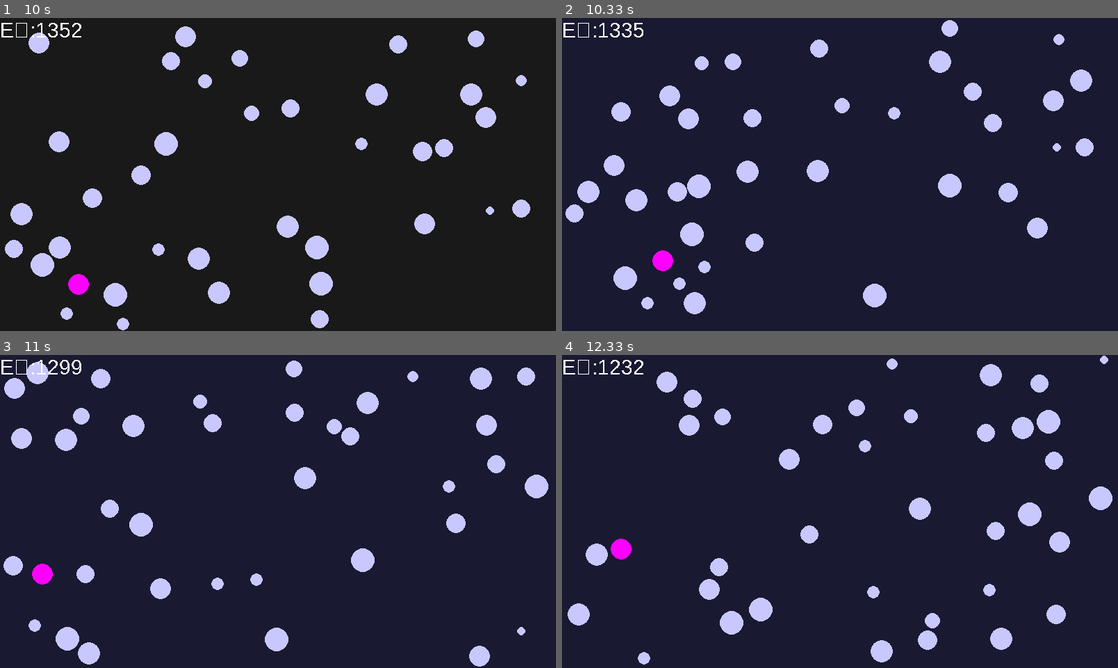
Above: before the commit, frames 1-4 (two rows, left to right).
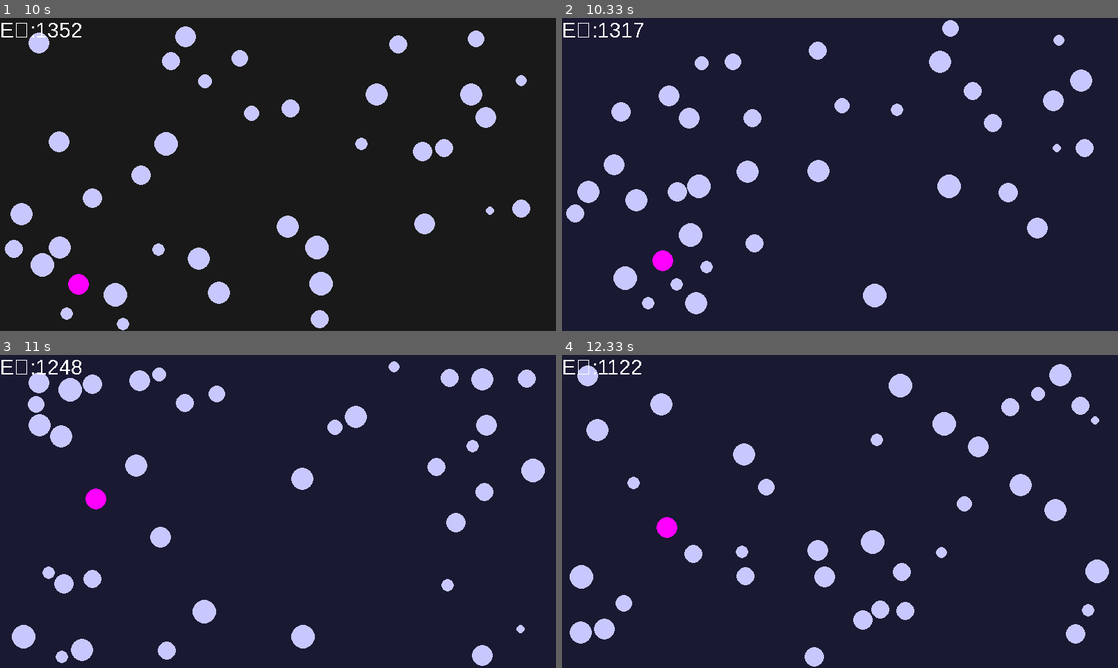
Above: after the commit, the same moments.

Repository: aaron24953/chaos
Game: pygame game, started from particle sim.py
Same seed, same stepped clock (60 frames per second), same inputs: the game is played once before the commit and once after it.
Inputs:
- Up to frame 1 (10 s): no input
- Up to frame 2 (10.33 s): no input
- Up to frame 3 (11 s): no input
- Up to frame 4 (12.33 s): no input

Frame 1 is identical in both runs. In frame 2, 0.5% of the frame differs, in the area x 0-96%, y 0-95%; in frame 3, 9.0%; in frame 4, 12%, in the area x 1-99%, y 0-100%.

Commit message:
doubled cool/heat rate

Diff:
--- a/particle sim.py
+++ b/particle sim.py
@@ -27,11 +27,11 @@
     self.pos[0]+=self.vel[0]
     self.pos[1]+=self.vel[1]
     if self.state==0:
-      self.vel[0]*=(1-0.02/UPS)
-      self.vel[1]*=(1-0.02/UPS)
+      self.vel[0]*=(1-0.04/UPS)
+      self.vel[1]*=(1-0.04/UPS)
     if self.state==1:
-      self.vel[0]*=(1+0.024/UPS)
-      self.vel[1]*=(1+0.024/UPS)
+      self.vel[0]*=(1+0.048/UPS)
+      self.vel[1]*=(1+0.048/UPS)
 
   def launch(self,ang,vel,pos):
     self.pos[0]=pos[0]
